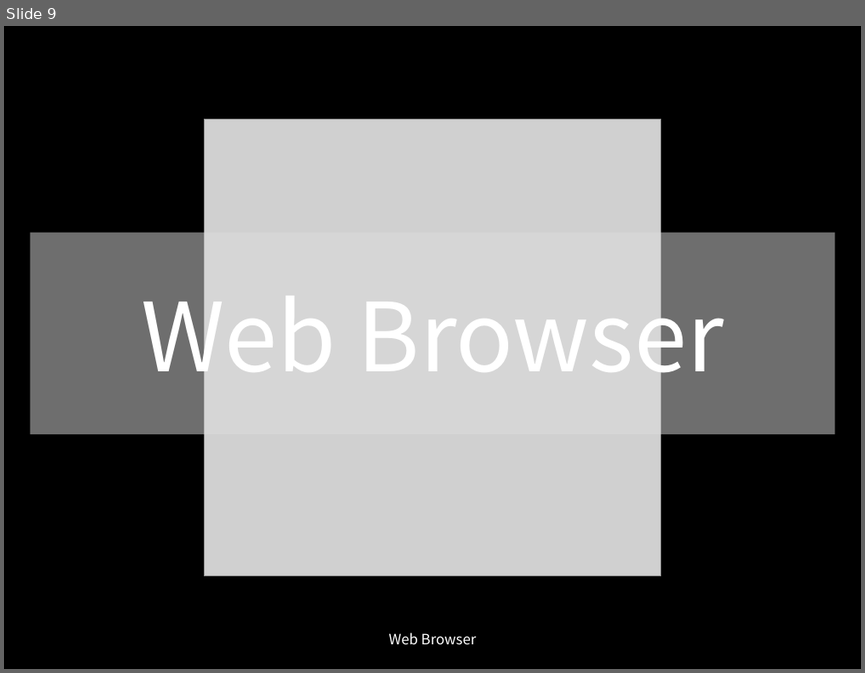
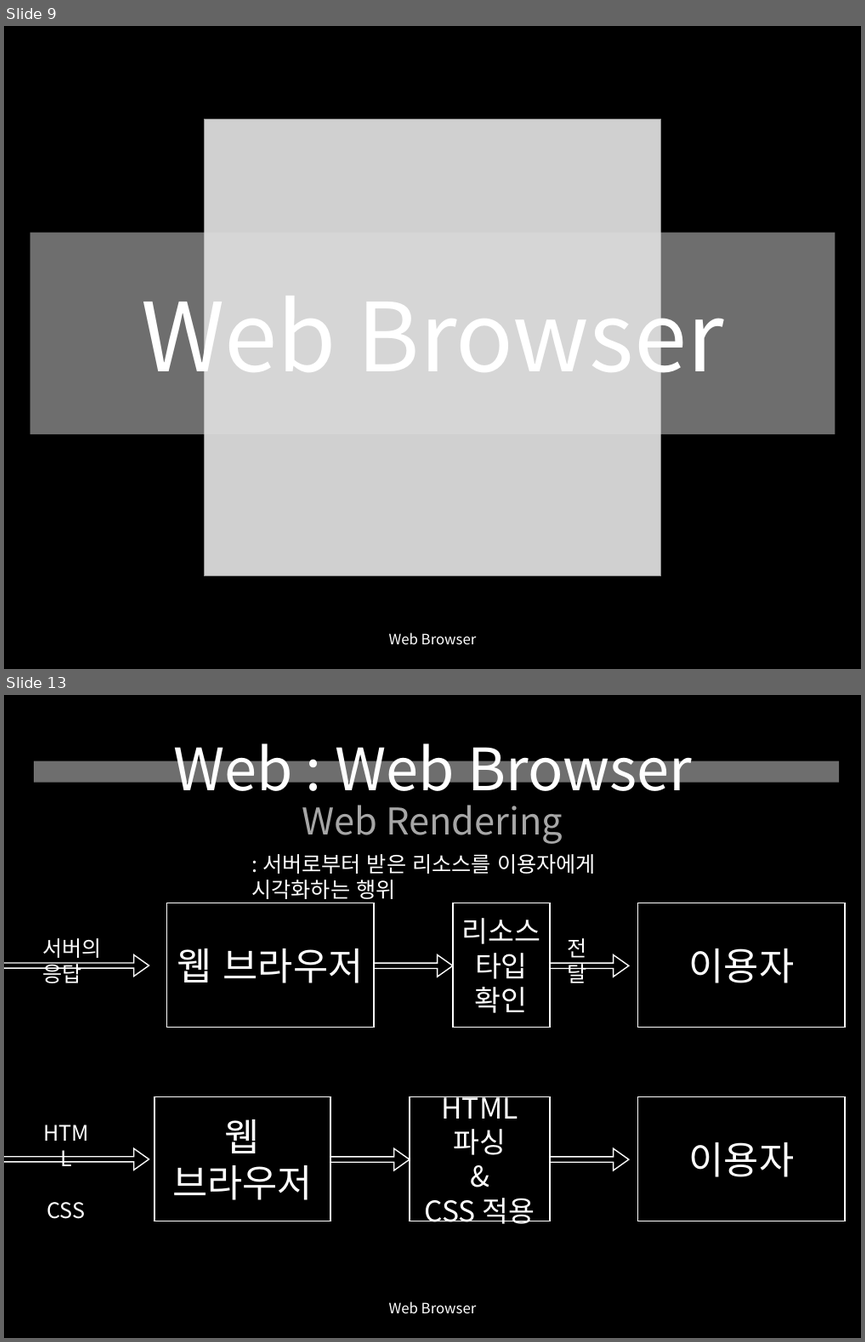
Before and after one commit to yusooo/Hacking, a slide deck: 웹해킹 정리.pptx. Shown one above the other, each under a label of ours: slide 9 before the commit, slides 9 and 13 after it; the slides between them are not shown. The pictures are 865x673 and 865x1342 pixels, drawn with LibreOffice and Linux fonts; fonts in the diff are those of the drawing; grey boxes stand for pictures. Boxes give left, top, right and bottom in pixels: in the first picture for what was removed or moved away, otherwise in the second. Text is boxed around its words. In the diff, an @@ line names an element or a change of style, - is before the commit and + after.

```diff
--- a/웹해킹 정리.pptx
+++ b/웹해킹 정리.pptx
@@ slide 13 added at (4, 695, 861, 1338), background #000000 @@
@@ title added at (173, 743, 692, 844), 49 pt, text #FFFFFF @@
+Web : Web Browser
+Web Rendering
@@ rectangle added at (34, 761, 839, 783), fill #DDDDDD at 50% opacity @@
@@ text added at (251, 854, 596, 903), 18 pt, text #FFFFFF @@
+: 서버로부터 받은 리소스를 이용자에게 시각화하는 행위
@@ rectangle added at (167, 903, 374, 1027), fill #000000, outline #FFFFFF 1 pt, 32 pt, text #FFFFFF @@
+웹 브라우저
@@ rectangle added at (453, 903, 550, 1027), fill #000000, outline #FFFFFF 1 pt, 24 pt, text #FFFFFF @@
+리소스 타입 확인
@@ rectangle added at (638, 903, 846, 1027), fill #000000, outline #FFFFFF 1 pt, 32 pt, text #FFFFFF @@
+이용자
@@ text added at (42, 938, 102, 983), 18 pt, text #FFFFFF @@
+서버의 응답
@@ text added at (568, 938, 587, 983), 18 pt, text #FFFFFF @@
+전달
@@ right arrow added at (4, 954, 148, 976), fill #000000, outline #FFFFFF 1 pt @@
@@ right arrow added at (374, 954, 453, 976), fill #000000, outline #FFFFFF 1 pt @@
@@ right arrow added at (549, 954, 629, 976), fill #000000, outline #FFFFFF 1 pt @@
@@ rectangle added at (154, 1097, 330, 1221), fill #000000, outline #FFFFFF 1 pt, 32 pt, text #FFFFFF @@
+웹 브라우저
@@ rectangle added at (409, 1097, 550, 1221), fill #000000, outline #FFFFFF 1 pt, 24 pt, text #FFFFFF @@
+HTML 파싱
+&
+CSS 적용
@@ rectangle added at (638, 1097, 846, 1221), fill #000000, outline #FFFFFF 1 pt, 32 pt, text #FFFFFF @@
+이용자
@@ right arrow added at (4, 1148, 148, 1169), fill #000000, outline #FFFFFF 1 pt @@
@@ right arrow added at (330, 1148, 409, 1169), fill #000000, outline #FFFFFF 1 pt @@
@@ right arrow added at (549, 1148, 629, 1169), fill #000000, outline #FFFFFF 1 pt @@
@@ text added at (46, 1202, 85, 1219), 18 pt, text #FFFFFF @@
+HTML
+CSS
@@ text added at (389, 1301, 477, 1314), 12 pt, text #FFFFFF @@
+Web Browser
```
Also in this commit, not shown: 2 slides changed, 4 other slides added.
